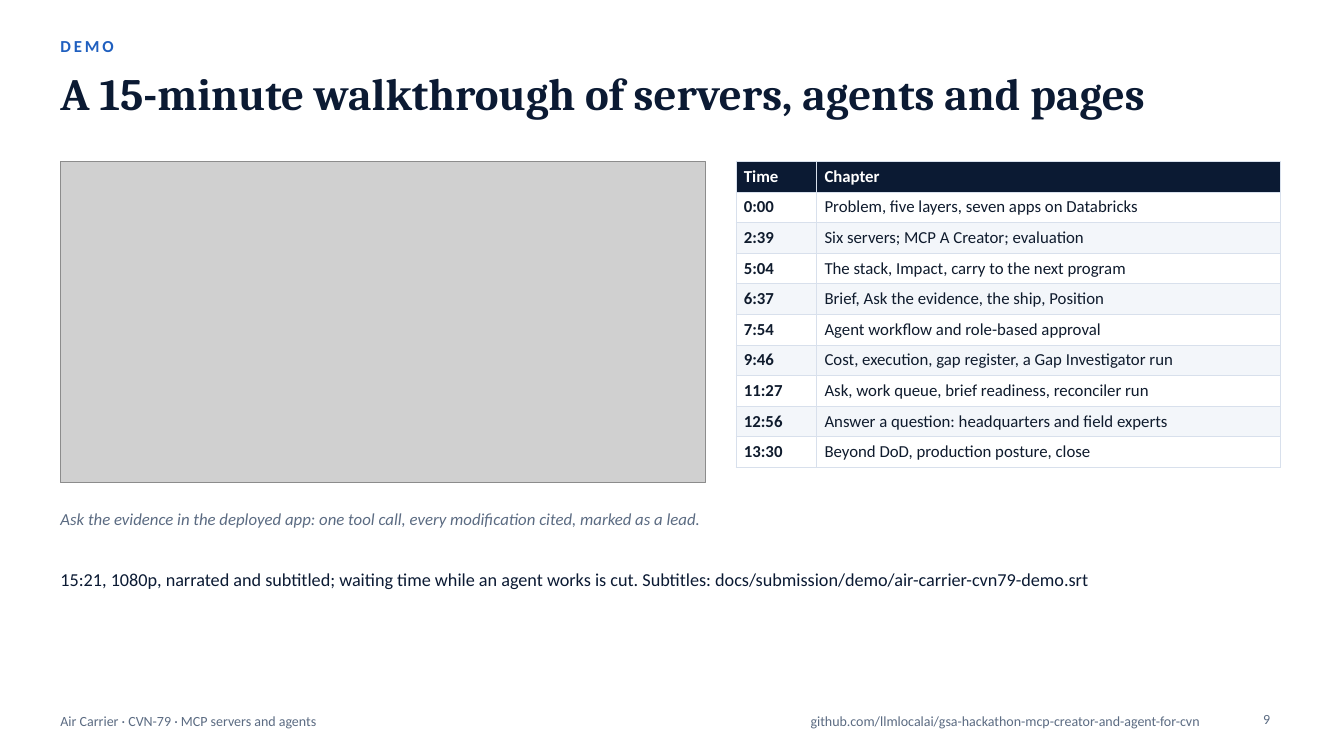
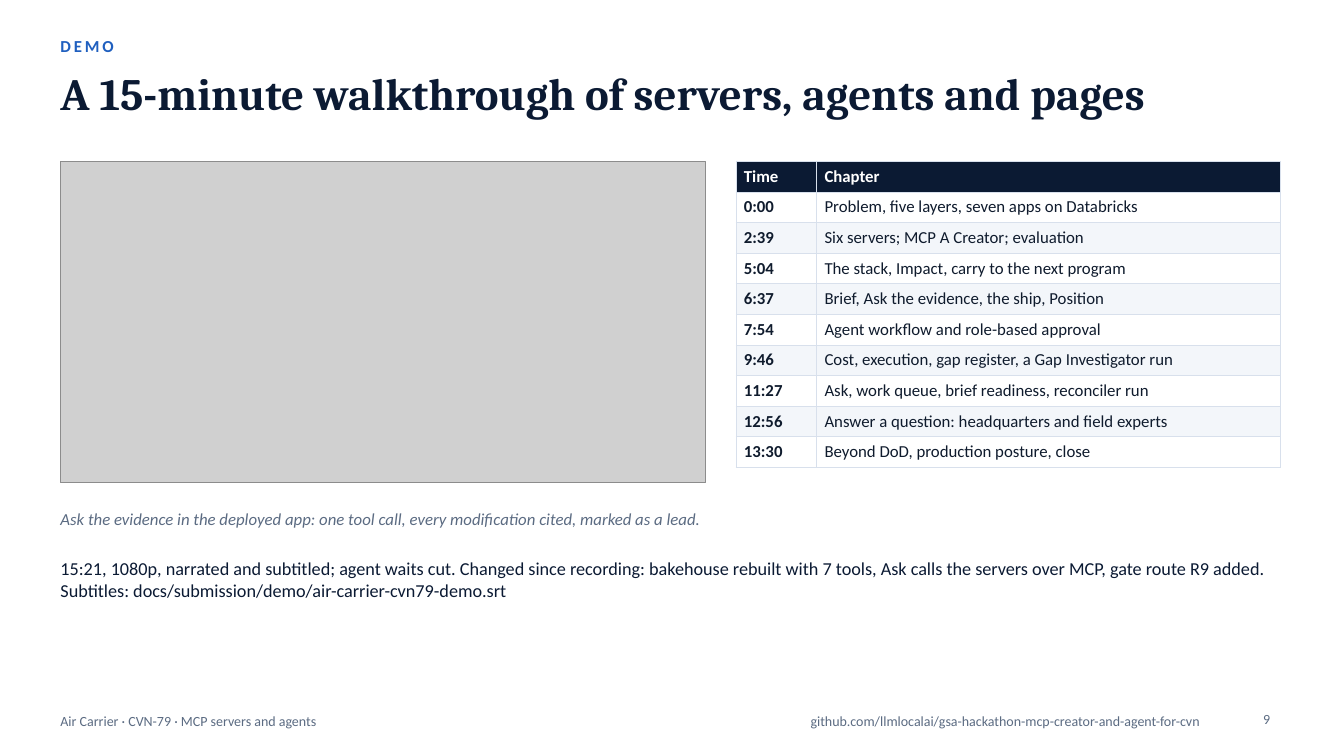
Before and after one commit to gsa-mcp-hackathon/gsa-hackathon-mcp-creator-and-agent-for-air-carrier, a slide deck: slide 9 of docs/submission/mcp-a-creator-one-hub-deck.pptx. Drawn at 1344x756 pixels with LibreOffice and Linux fonts; fonts in the diff are those of the drawing; grey boxes stand for pictures. Boxes give left, top, right and bottom in pixels: in the first picture for what was removed or moved away, otherwise in the second. Text is boxed around its words. In the diff, an @@ line names an element or a change of style, - is before the commit and + after.

```diff
--- a/docs/submission/mcp-a-creator-one-hub-deck.pptx
+++ b/docs/submission/mcp-a-creator-one-hub-deck.pptx
@@ text at box(60, 562, 1264, 598): text changed @@
-15:21, 1080p, narrated and subtitled; waiting time while an agent works is cut. Subtitles: docs/submission/demo/air-carrier-cvn79-demo.srt
+15:21, 1080p, narrated and subtitled; agent waits cut. Changed since recording: bakehouse rebuilt with 7 tools, Ask calls the servers over MCP, gate route R9 added. Subtitles: docs/submission/demo/air-carrier-cvn79-demo.srt
```
Also in this commit, not shown: 2 other slides changed, 8 other files.
